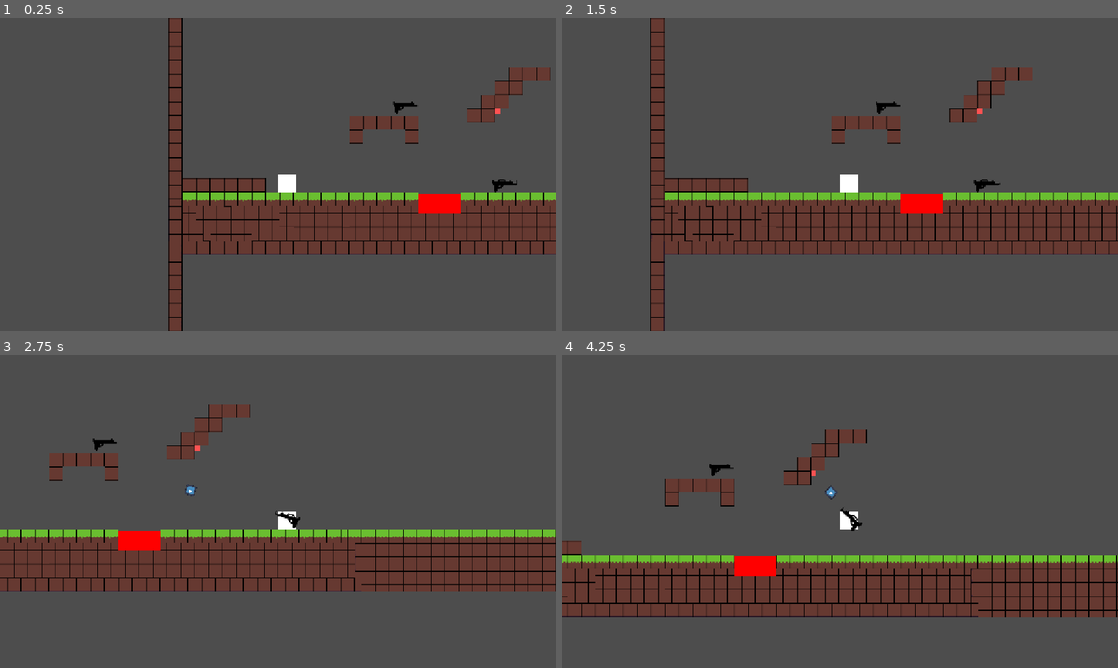
Above: before the commit, frames 1-4 (two rows, left to right).
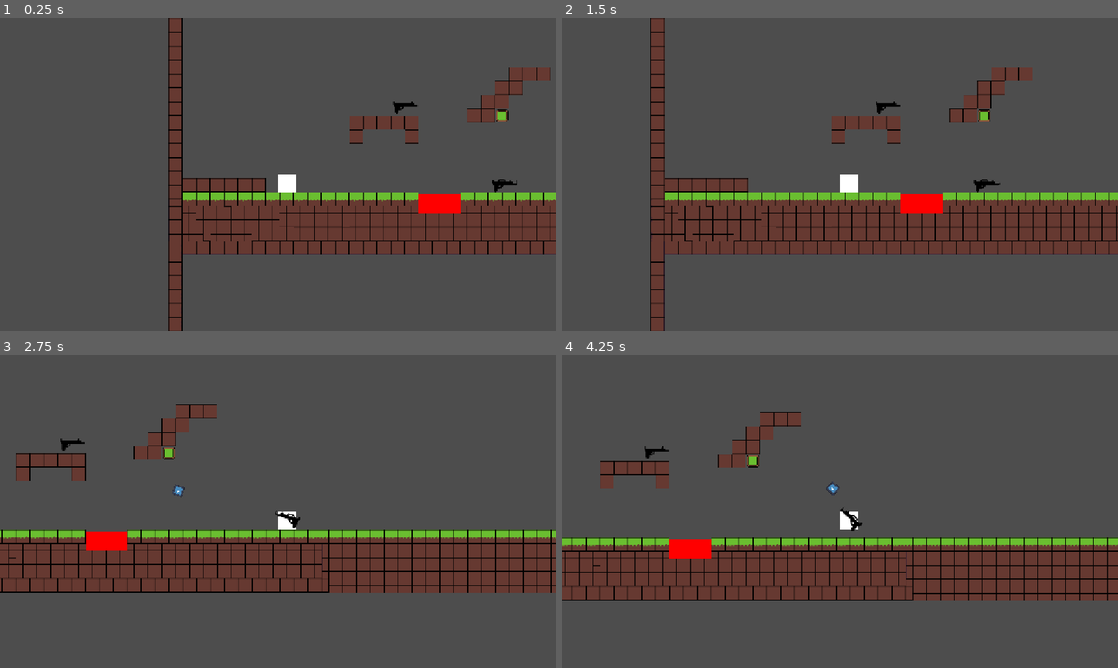
Above: after the commit, the same moments.

Repository: Maycon-jeferson/attack_Ford
Game: Godot game, scene res://src/words/debug.tscn
Same seed, same stepped clock (60 frames per second), same inputs: the game is played once before the commit and once after it. The engine's default icon, where the game draws it, is replaced by a stand-in: a white triangle on a blue panel in a dark square.
Inputs (mouse positions are in pixels of both pictures, inside the frame that each line leads up to):
- Up to frame 1 (0.25 s): no input
- Up to frame 2 (1.5 s): tap Enter (ui_accept) at 0.5, 0.77 s; move the mouse to (812, 237) at 0.52 s; press the mouse at (812, 237) at 0.53 s; hold Right (ui_right) from 0.53 s (still down); move the mouse to (1006, 221) at 1.27 s; release the mouse at (1006, 221) at 1.28 s; click (1006, 221) at 1.35 s
- Up to frame 3 (2.75 s): tap Enter (ui_accept) at 1.52 s; move the mouse to (111, 464) at 2.02 s; release Right (ui_right) at 2.03 s; press the mouse at (111, 464) at 2.03 s; hold Left (ui_left) from 2.03 s (still down)
- Up to frame 4 (4.25 s): keep holding Left (ui_left); move the mouse to (867, 511) at 2.77 s; release the mouse at (867, 511) at 2.78 s; click (867, 511) at 2.85 s; tap Enter (ui_accept) at 3.02, 3.77 s; move the mouse to (756, 433) at 3.52 s; press the mouse at (756, 433) at 3.53 s

The runs differ from the first frame. In frame 1, less than 0.1% of the frame differs, in the area x 89-92%, y 28-34%; in frame 2, less than 0.1%; in frame 3, 8.7%; in frame 4, 21%, in the area x 0-100%, y 18-84%.

Commit message:
button funcional

Diff:
--- a/src/button_red.gd
+++ b/src/button_red.gd
@@ -2,14 +2,17 @@
 
 var switch: bool
 
+@onready var animate = $AnimatedSprite2D
+
 func switch_button():
 	switch = !switch
-	print(switch)
 	sprinte_change()
 
 func sprinte_change():
 	if switch == false:
 		print("button_off")
+		animate.play("button_red")
 
 	if switch == true:
 		print("button_on")
+		animate.play("button_green")
--- a/src/button_red.tscn
+++ b/src/button_red.tscn
@@ -1,19 +1,46 @@
-[gd_scene load_steps=3 format=3 uid="uid://bbuxcak6jbq0h"]
+[gd_scene load_steps=8 format=3 uid="uid://bbuxcak6jbq0h"]
 
 [ext_resource type="Script" uid="uid://cjs883inr848l" path="res://src/button_red.gd" id="1_ldmho"]
+[ext_resource type="Texture2D" uid="uid://dw268fu6ehim6" path="res://src/button_green1.png" id="2_8wn30"]
+[ext_resource type="Texture2D" uid="uid://maik3vvwoapp" path="res://src/button_red1.png" id="3_t1acy"]
 
 [sub_resource type="RectangleShape2D" id="RectangleShape2D_ldmho"]
-size = Vector2(40, 40)
+size = Vector2(33.3333, 33.3333)
+
+[sub_resource type="AtlasTexture" id="AtlasTexture_t1acy"]
+atlas = ExtResource("2_8wn30")
+region = Rect2(0, 0, 32, 32)
+
+[sub_resource type="AtlasTexture" id="AtlasTexture_qo6f3"]
+atlas = ExtResource("3_t1acy")
+region = Rect2(0, 0, 32, 32)
+
+[sub_resource type="SpriteFrames" id="SpriteFrames_qo6f3"]
+animations = [{
+"frames": [{
+"duration": 1.0,
+"texture": SubResource("AtlasTexture_t1acy")
+}],
+"loop": true,
+"name": &"button_green",
+"speed": 5.0
+}, {
+"frames": [{
+"duration": 1.0,
+"texture": SubResource("AtlasTexture_qo6f3")
+}],
+"loop": true,
+"name": &"button_red",
+"speed": 5.0
+}]
 
 [node name="Button_red" type="Area2D" groups=["button"]]
-scale = Vector2(0.3, 0.3)
 script = ExtResource("1_ldmho")
 
 [node name="CollisionShape2D" type="CollisionShape2D" parent="."]
-position = Vector2(20, 20)
+position = Vector2(-9.93411e-08, -9.93411e-08)
 shape = SubResource("RectangleShape2D_ldmho")
 
-[node name="ColorRect" type="ColorRect" parent="."]
-offset_right = 40.0
-offset_bottom = 40.0
-color = Color(1, 0.32, 0.32, 1)
+[node name="AnimatedSprite2D" type="AnimatedSprite2D" parent="."]
+sprite_frames = SubResource("SpriteFrames_qo6f3")
+animation = &"button_green"
--- a/src/itens/ak_1.gd
+++ b/src/itens/ak_1.gd
@@ -3,7 +3,7 @@
 
 @export var sprite_texture: Texture2D
 @export var shoot_cooldown: float = 0.2
-@export var recoil_force: float = 100.0
+@export var recoil_force: float = 150.0
 @export var bullet_speed: float = 600.0
 @export var extra_behavior: Script  # pode ser um script que será instanciado
 
--- a/src/itens/ak_1.tscn
+++ b/src/itens/ak_1.tscn
@@ -8,7 +8,6 @@
 
 [node name="Ak_1" type="Area2D"]
 script = ExtResource("1_1arb2")
-recoil_force = 0.0
 
 [node name="CollisionShape2D" type="CollisionShape2D" parent="."]
 position = Vector2(1, -3)
--- a/src/itens/shootgun.gd
+++ b/src/itens/shootgun.gd
@@ -3,7 +3,7 @@
 
 @export var sprite_texture: Texture2D
 @export var shoot_cooldown: float = 0.8
-@export var recoil_force: float = 300.0
+@export var recoil_force: float = 350.0
 @export var bullet_speed: float = 600.0
 @export var extra_behavior: Script  # pode ser um script que será instanciado
 
--- a/src/words/debug.tscn
+++ b/src/words/debug.tscn
@@ -105,7 +105,6 @@
 [node name="shootgun" parent="." instance=ExtResource("5_swmse")]
 position = Vector2(546, 319)
 shoot_cooldown = 1.0
-recoil_force = 350.0
 
 [node name="Button_red" parent="." instance=ExtResource("6_qcvu7")]
-position = Vector2(752, 320)
+position = Vector2(768, 336)
Not shown, changed: area_2d.gd.uid
Binary file added: src/button_green1.png
Not shown, added: src/button_green1.png.import
Binary file added: src/button_red1.png
Not shown, added: src/button_red1.png.import
Not shown, changed: weapon.gd.uid
